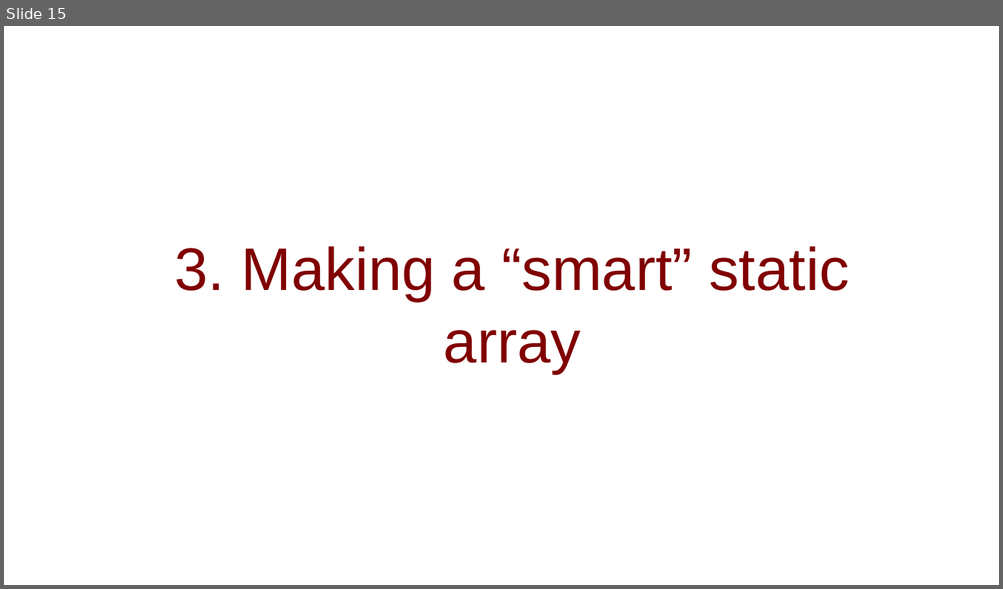
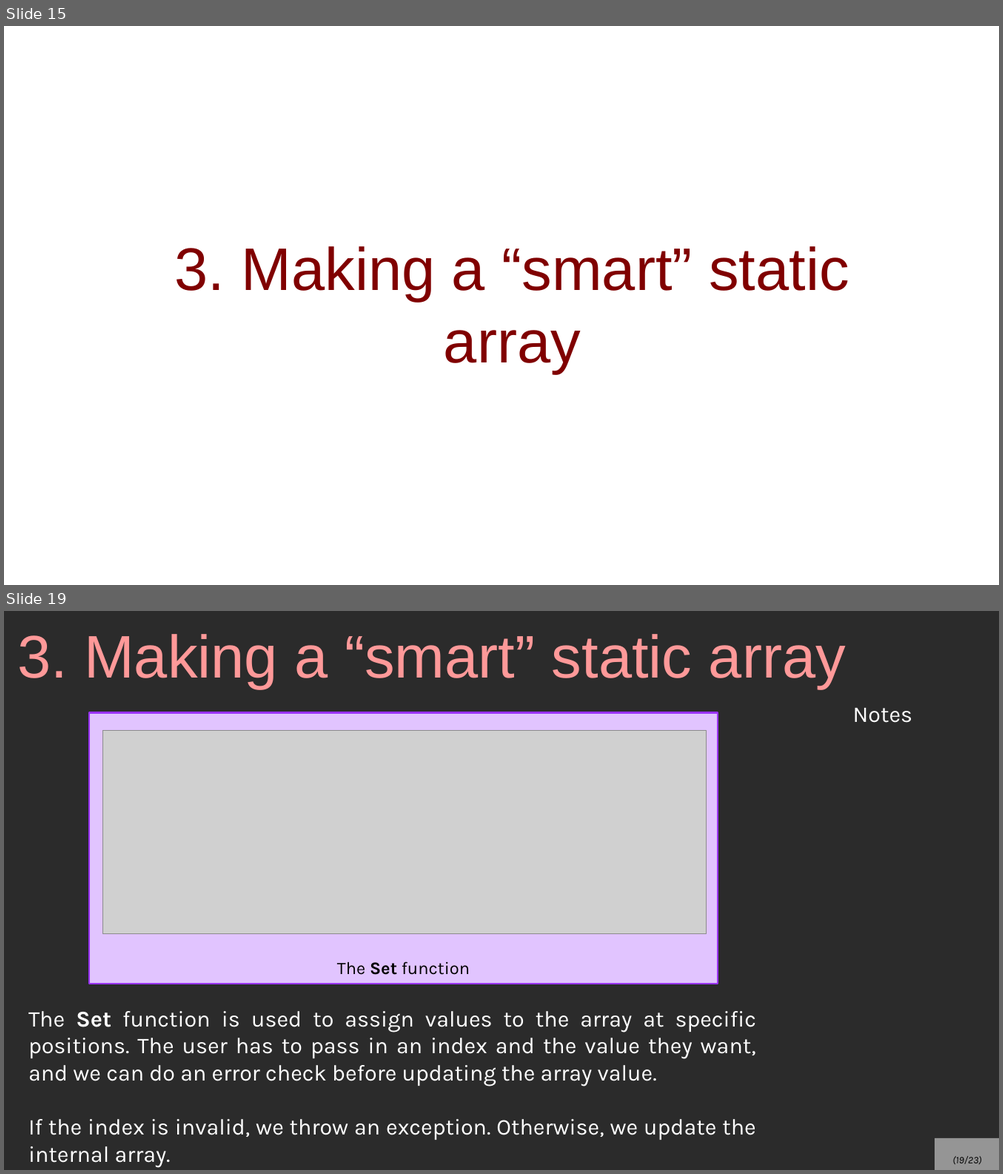
Before and after one commit to mariamhabib/CS250-Data-Structures, a slide deck: Lectures/3_Wrapping_A_Static_Array.odp. Shown one above the other, each under a label of ours: slide 15 before the commit, slides 15 and 19 after it; the slides between them are not shown. The pictures are 1003x589 and 1003x1174 pixels, drawn with LibreOffice and Linux fonts; fonts in the diff are those of the drawing; grey boxes stand for pictures; background and template pictures are left out; a plain dark background stands for a picture behind light text. Boxes give left, top, right and bottom in pixels: in the first picture for what was removed or moved away, otherwise in the second. Text is boxed around its words. In the diff, an @@ line names an element or a change of style, - is before the commit and + after.

Commit message:
Static array lecture

```diff
--- a/Lectures/3_Wrapping_A_Static_Array.odp
+++ b/Lectures/3_Wrapping_A_Static_Array.odp
@@ slide 19 added at (x1=4, y1=611, x2=999, y2=1170), background picture (left out) @@
@@ title added at (x1=17, y1=634, x2=845, y2=689), 48 pt, text #FF9999 @@
+3. Making a “smart” static array
@@ rectangle added at (x1=89, y1=713, x2=718, y2=985), fill #E1C4FF, outline #9933FF 1.45 pt, 14 pt, text #000000 @@
+The Set function
@@ text added at (x1=853, y1=708, x2=913, y2=723), 18 pt, text #FFFFFF @@
+Notes
@@ picture added at (x1=102, y1=730, x2=706, y2=934) @@
@@ text added at (x1=28, y1=1011, x2=757, y2=1168), 18 pt, text #FFFFFF @@
+The Set function is used to assign values to the array at specific positions. The user has to pass in an index and the value they want, and we can do an error check before updating the array value.
+If the index is invalid, we throw an exception. Otherwise, we update the internal array.
@@ page number added at (x1=934, y1=1139, x2=999, y2=1170), fill #FFFFFF at 50% opacity, 8 pt, text #000000, italic @@
+(19/23)
```
Also in this commit, not shown: 7 other slides added, 2 slides removed, 32 other files.
